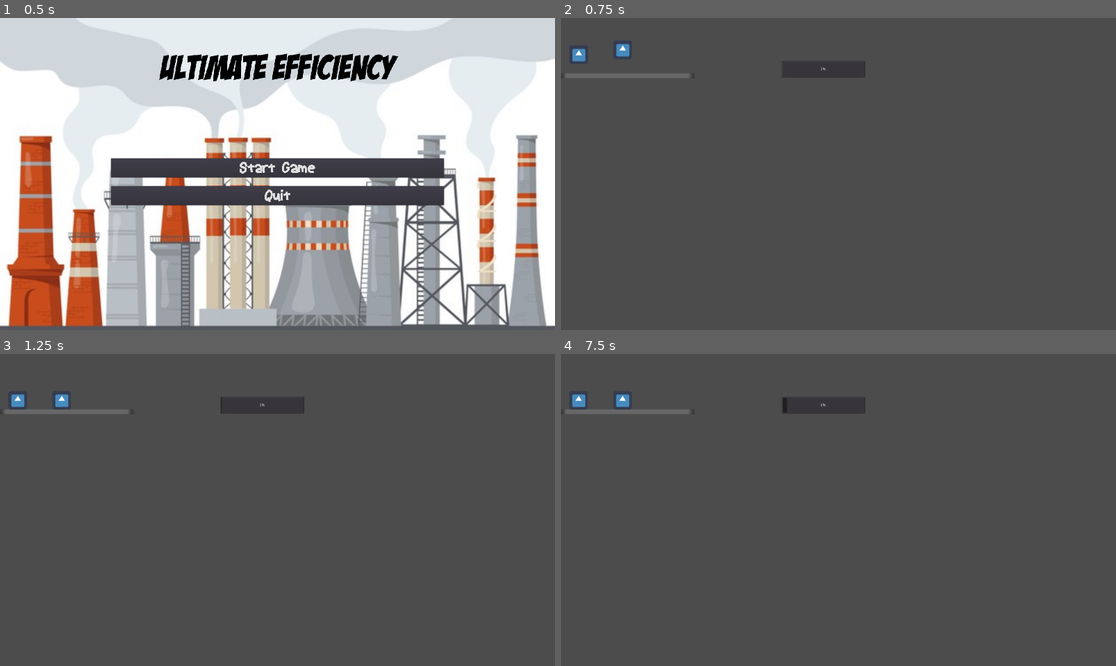
Above: before the commit, frames 1-4 (two rows, left to right).
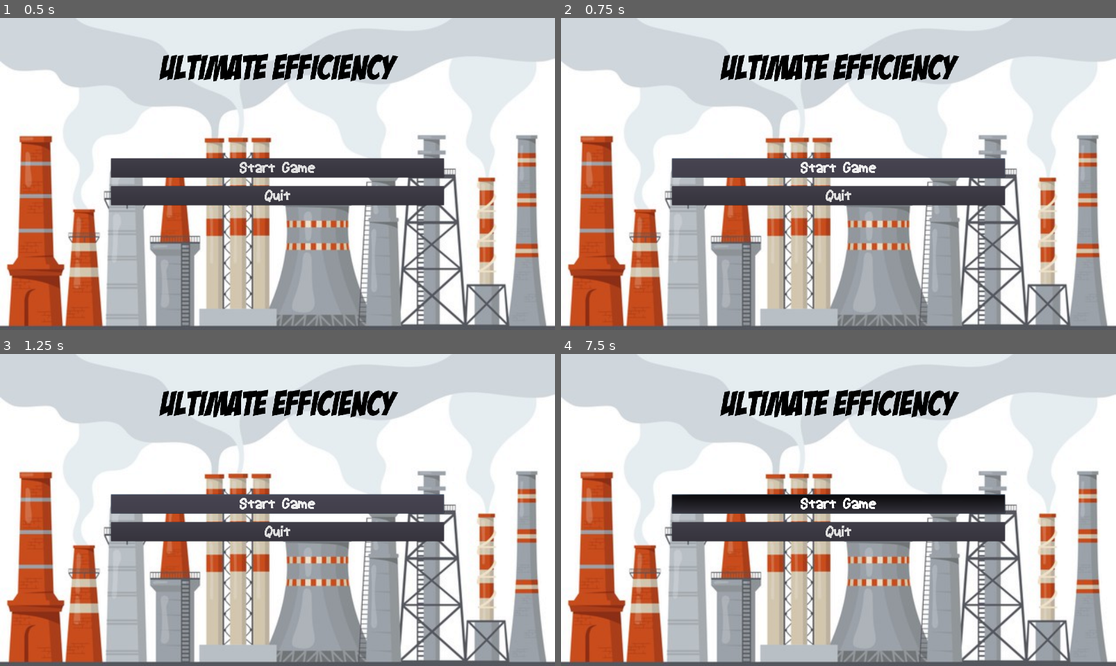
Above: after the commit, the same moments.

Repository: Game-Smashers/GGJ-2021
Game: Godot game, scene res://Scenes/MainMenu.tscn
Same seed, same stepped clock (60 frames per second), same inputs: the game is played once before the commit and once after it. The engine's default icon, where the game draws it, is replaced by a stand-in: a white triangle on a blue panel in a dark square.
Inputs (mouse positions are in pixels of both pictures, inside the frame that each line leads up to):
- Up to frame 1 (0.5 s): no input
- Up to frame 2 (0.75 s): click "Start Game" at 0.5 s
- Up to frame 3 (1.25 s): no input
- Up to frame 4 (7.5 s): click (838, 503) at 1.25 s, where only the run after the commit has a clickable "Start Game"; click (838, 503) at 2 s, where only the run after the commit has a clickable "Start Game"; move the mouse to (577, 400) at 2.77 s; click (577, 400) at 2.92 s; tap Enter at 3.5, 5, 7.25 s; move the mouse to (622, 400) at 3.52 s; click (622, 400) at 3.67 s; tap Space at 4.25, 6.5 s; move the mouse to (894, 441) at 4.27 s; click (894, 441) at 4.42 s; move the mouse to (810, 572) at 5.02 s; click (810, 572) at 5.17 s; move the mouse to (1005, 556) at 5.77 s; click (1005, 556) at 5.92 s; move the mouse to (672, 463) at 6.52 s; click (672, 463) at 6.67 s; move the mouse to (866, 510) at 7.27 s; click (866, 510) at 7.42 s

Frame 1 is identical in both runs. In frame 2, 91% of the frame differs, in the area x 0-100%, y 0-100%; in frame 3, 91%; in frame 4, 94%.

Commit message:
Centred power bar.
Signed-off-by: TheXenOne <benlandor@live.com>

Diff:
--- a/Scenes/Power.tscn
+++ b/Scenes/Power.tscn
@@ -1,18 +1,23 @@
-[gd_scene load_steps=2 format=2]
+[gd_scene load_steps=3 format=2]
 
 [ext_resource path="res://Scripts/Power.gd" type="Script" id=1]
+[ext_resource path="res://Scripts/Room.gd" type="Script" id=2]
 
 [node name="Power" type="Node"]
 script = ExtResource( 1 )
 
 [node name="ProgressBar" type="ProgressBar" parent="."]
-margin_left = 762.892
-margin_top = 148.485
-margin_right = 1052.89
-margin_bottom = 207.485
+anchor_left = 0.5
+anchor_top = 0.015
+anchor_right = 0.5
+anchor_bottom = 0.015
+margin_left = -144.999
+margin_right = 144.999
+margin_bottom = 59.0
 value = 50.0
 __meta__ = {
 "_edit_use_anchors_": false
 }
 
-[node name="Sprite" type="Sprite" parent="."]
+[node name="Node" type="Node" parent="."]
+script = ExtResource( 2 )
